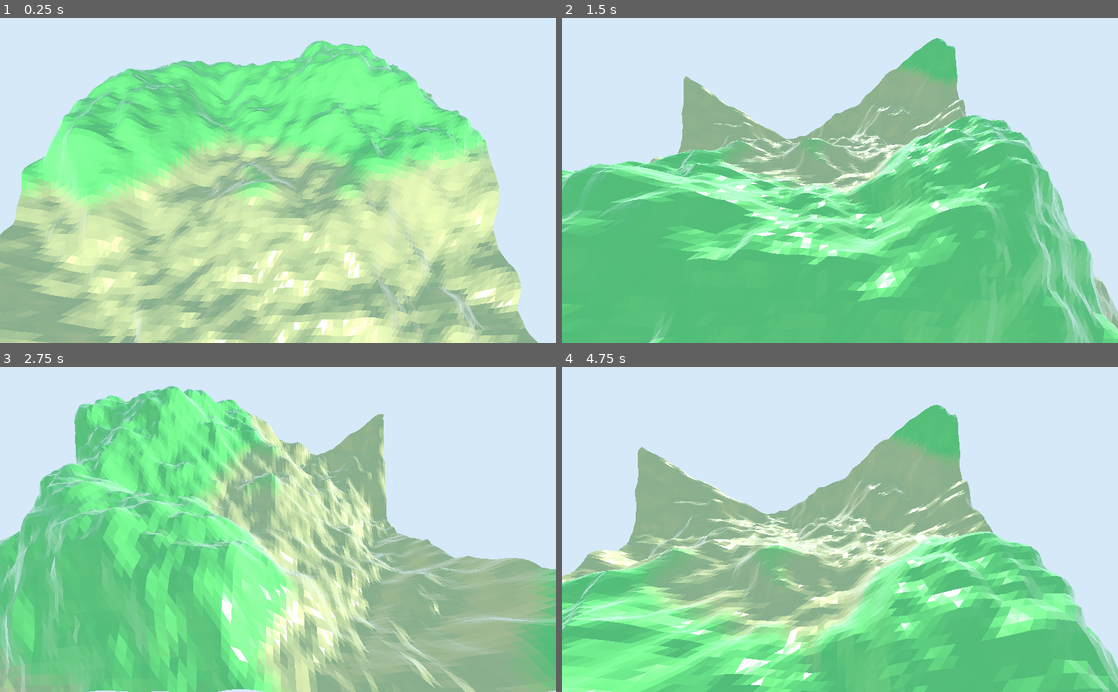
Above: before the commit, frames 1-4 (two rows, left to right).
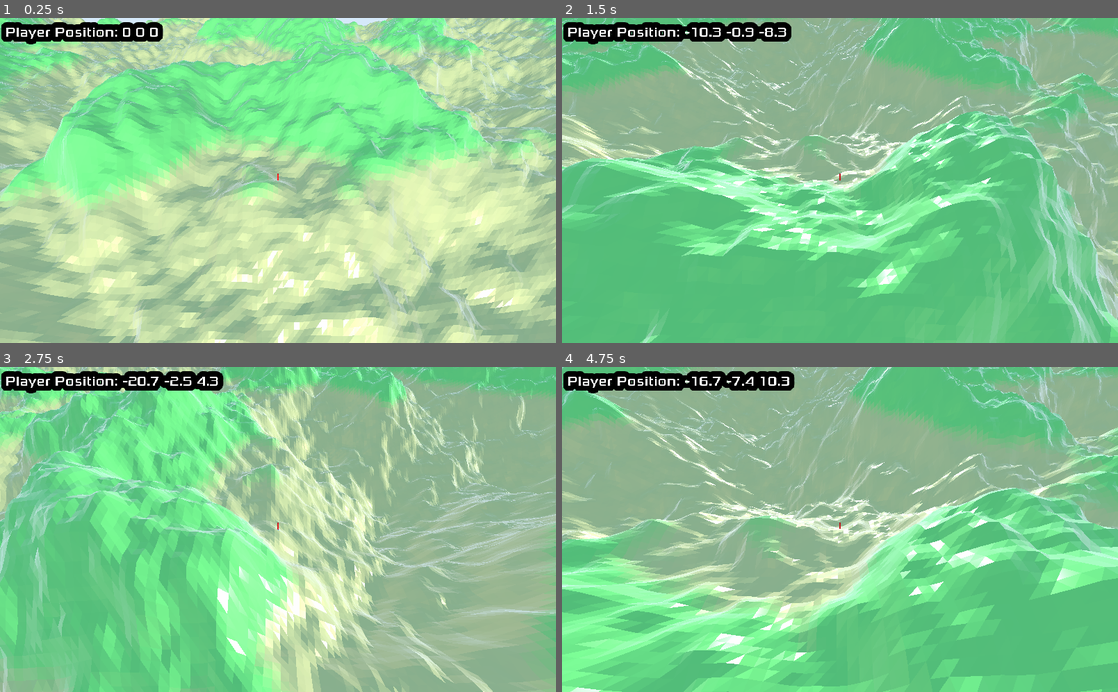
Above: after the commit, the same moments.

Repository: crystman/Godot_LowPolyTerrain
Game: Godot game, scene res://World/World.tscn
Same seed, same stepped clock (60 frames per second), same inputs: the game is played once before the commit and once after it. Before the commit the project starts from res://World.tscn.
Inputs:
- Up to frame 1 (0.25 s): no input
- Up to frame 2 (1.5 s): tap Enter (ui_accept) at 0.5, 0.77 s; hold Right (ui_right) 0.53-1.28 s; hold Down (ui_down) from 1.28 s (still down)
- Up to frame 3 (2.75 s): tap Enter (ui_accept) at 1.52 s; release Down (ui_down) at 2.03 s; hold Right (ui_right) from 2.03 s (still down)
- Up to frame 4 (4.75 s): release Right (ui_right) at 2.78 s; hold Up (ui_up) 2.78-3.53 s; tap Enter (ui_accept) at 3.02, 3.77, 4.52 s; hold Left (ui_left) from 3.53 s (still down)

The runs differ from the first frame. In frame 1, 28% of the frame differs, in the area x 0-100%, y 0-100%; in frame 2, 50%; in frame 3, 55%; in frame 4, 73%.

Commit message:
Organized Scenes. Added height to movement

Diff:
--- a/LowPolyTerrain/MinorHUD.tscn
+++ b/LowPolyTerrain/HUD/MinorHUD.tscn
@@ -1,7 +1,8 @@
 [gd_scene load_steps=4 format=2]
 
 [ext_resource path="res://fonts/Xolonium-Regular.ttf" type="DynamicFontData" id=1]
-[ext_resource path="res://MinorHUD.gd" type="Script" id=2]
+[ext_resource path="res://HUD/MinorHUD.gd" type="Script" id=2]
+
 
 [sub_resource type="DynamicFont" id=1]
 size = 24
--- a/LowPolyTerrain/World.gd
+++ b/LowPolyTerrain/Player/Player.gd
@@ -1,12 +1,17 @@
 extends Spatial
-
-export var spawnRate = 1
 
 export var cameraSpeed = 20
 export var movementMultiplier = 3
 
+export var maxX = 10
+export var minX = -10
+export var maxY = 10
+export var minY = -10
+export var maxZ = 10
+export var minZ = -10
+
 func _ready():
-	pass
+	pass # Replace with function body.
 
 func _process(delta):
 	# Rotation Presets
@@ -79,8 +84,30 @@
 			vectorTranslate.z += (-sin(deg2rad(camAngle)) * delta * cameraSpeed)
 	$Translate.translate(vectorTranslate)
 
-	# Update HUD message
-#	var printString = "CamAngle: %s sin(camAngle): %s cos(camAngle): %s"
-#	$HUD.update_text(printString % [camAngle, sin(deg2rad(camAngle)), cos(deg2rad(camAngle))])
+	# Get height from position
+	var position = $Translate.translation
+	var MoveTo = position
 
-	# Get current location
+	var terrain = get_node("/root/World/Terrain")
+	var height = terrain.get_coord_height(position.x, position.z)
+	MoveTo.y = height
+
+	# Check in bounds
+	if position.x > maxX:
+		MoveTo.x = maxX
+	elif position.x < minX:
+		MoveTo.x = minX
+	if position.y > maxY:
+		MoveTo.y = maxY
+	elif position.y < minY:
+		MoveTo.y = minY
+	if position.z > maxZ:
+		MoveTo.z = maxZ
+	elif position.z < minZ:
+		MoveTo.z = minZ
+
+	if MoveTo != position:
+		$Translate.translation = MoveTo
+
+func position():
+	return $Translate.translation
--- /dev/null
+++ b/LowPolyTerrain/Player/Player.tscn
@@ -0,0 +1,114 @@
+[gd_scene load_steps=7 format=2]
+
+[ext_resource path="res://Player/Player.gd" type="Script" id=1]
+
+[sub_resource type="CylinderMesh" id=1]
+
+[sub_resource type="Shader" id=2]
+code = "shader_type spatial;
+render_mode blend_mix,depth_draw_opaque,cull_back,diffuse_burley,specular_schlick_ggx;
+uniform vec4 albedo : hint_color;
+uniform sampler2D texture_albedo : hint_albedo;
+uniform float specular;
+uniform float metallic;
+uniform float roughness : hint_range(0,1);
+uniform float point_size : hint_range(0,128);
+uniform vec3 uv1_scale;
+uniform vec3 uv1_offset;
+uniform vec3 uv2_scale;
+uniform vec3 uv2_offset;
+
+
+void vertex() {
+	UV=UV*uv1_scale.xy+uv1_offset.xy;
+}
+
+
+
+
+void fragment() {
+	vec2 base_uv = UV;
+	vec4 albedo_tex = texture(texture_albedo,base_uv);
+	ALBEDO = albedo.rgb * albedo_tex.rgb;
+	METALLIC = metallic;
+	ROUGHNESS = roughness;
+	SPECULAR = specular;
+}
+"
+
+[sub_resource type="ShaderMaterial" id=3]
+shader = SubResource( 2 )
+shader_param/albedo = Color( 1, 0, 0, 1 )
+shader_param/specular = 0.5
+shader_param/metallic = 0.0
+shader_param/roughness = 1.0
+shader_param/point_size = 1.0
+shader_param/uv1_scale = Vector3( 1, 1, 1 )
+shader_param/uv1_offset = Vector3( 0, 0, 0 )
+shader_param/uv2_scale = Vector3( 1, 1, 1 )
+shader_param/uv2_offset = Vector3( 0, 0, 0 )
+
+[sub_resource type="Shader" id=4]
+code = "shader_type spatial;
+render_mode blend_mix,depth_draw_opaque,cull_back,diffuse_burley,specular_schlick_ggx;
+uniform vec4 albedo : hint_color;
+uniform sampler2D texture_albedo : hint_albedo;
+uniform float specular;
+uniform float metallic;
+uniform float roughness : hint_range(0,1);
+uniform float point_size : hint_range(0,128);
+uniform vec3 uv1_scale;
+uniform vec3 uv1_offset;
+uniform vec3 uv2_scale;
+uniform vec3 uv2_offset;
+
+
+void vertex() {
+	UV=UV*uv1_scale.xy+uv1_offset.xy;
+}
+
+
+
+
+void fragment() {
+	vec2 base_uv = UV;
+	vec4 albedo_tex = texture(texture_albedo,base_uv);
+	ALBEDO = albedo.rgb * albedo_tex.rgb;
+	METALLIC = metallic;
+	ROUGHNESS = roughness;
+	SPECULAR = specular;
+}
+"
+
+[sub_resource type="ShaderMaterial" id=5]
+shader = SubResource( 4 )
+shader_param/albedo = Color( 0, 0.180392, 1, 1 )
+shader_param/specular = 0.5
+shader_param/metallic = 0.0
+shader_param/roughness = 1.0
+shader_param/point_size = 1.0
+shader_param/uv1_scale = Vector3( 1, 1, 1 )
+shader_param/uv1_offset = Vector3( 0, 0, 0 )
+shader_param/uv2_scale = Vector3( 1, 1, 1 )
+shader_param/uv2_offset = Vector3( 0, 0, 0 )
+
+[node name="Root" type="Spatial"]
+script = ExtResource( 1 )
+
+[node name="Translate" type="Spatial" parent="."]
+
+[node name="MeshInstanceRed" type="MeshInstance" parent="Translate"]
+transform = Transform( 0.1, 0, 0, 0, 1, 0, 0, 0, 0.1, 0, 1, 0 )
+mesh = SubResource( 1 )
+material/0 = SubResource( 3 )
+
+[node name="MeshInstanceBlue" type="MeshInstance" parent="Translate"]
+transform = Transform( 0.1, 0, 0, 0, 1, 0, 0, 0, 0.1, 0, -1, 0 )
+mesh = SubResource( 1 )
+material/0 = SubResource( 5 )
+
+[node name="Rotate" type="Spatial" parent="Translate"]
+
+[node name="Camera" type="Camera" parent="Translate/Rotate"]
+transform = Transform( 1, 0, 0, 0, 0.707107, 0.707107, 0, -0.707107, 0.707107, 0, 35, 35 )
+far = 800.0
--- a/LowPolyTerrain/Terrain.gd
+++ b/LowPolyTerrain/Terrain/Terrain.gd
@@ -2,16 +2,18 @@
 
 export var noisePeriod = 80
 export var noiseOctave = 6
-export var planeMeshSize = Vector2(100, 100)
-export var planeMeshSubdivideDepth = 99
-export var planeMeshSubdivideWidth = 99
+export var planeMeshSize = Vector2(400, 400)
+export var planeMeshSubdivideDepth = 399
+export var planeMeshSubdivideWidth = 399
 export var vertexAmplitude = 60
 
-var maxVertexHeight = 0
+var maxVertexHeight = 9223372036854775807
+var minVertexHeight = maxVertexHeight + 1
 var dataTool
+var noise
 
 func _ready():
-	var noise = OpenSimplexNoise.new()
+	noise = OpenSimplexNoise.new()
 	noise.period = noisePeriod
 	noise.octaves = noiseOctave
 
@@ -32,6 +34,7 @@
 		var vertex = dataTool.get_vertex(i)
 		vertex.y = noise.get_noise_3d(vertex.x, vertex.y, vertex.z) * vertexAmplitude
 		maxVertexHeight = max(maxVertexHeight, vertex.y)
+		minVertexHeight = min(minVertexHeight, vertex.y)
 		dataTool.set_vertex(i, vertex)
 #		vertex = dataTool.get_vertex(i)
 #		var message = "Vertex %s: %s %s %s"
@@ -47,15 +50,9 @@
 	surfaceTool.generate_normals()
 
 	$MeshInstance.mesh = surfaceTool.commit()
-	$MeshInstance.set_surface_material(0, load("res://terrain.material"))
+	$MeshInstance.set_surface_material(0, load("res://Terrain/terrain.material"))
 
 	$MeshInstance.create_trimesh_collision()
 
 func get_coord_height(x, z):
-	var message = "coordinates to get height for: %s %s"
-	print(message % [x, z])
-	for i in range(dataTool.get_vertex_count()):
-		var vertex = dataTool.get_vertex(i)
-		if x == vertex.x & z == vertex.z:
-			return vertex.y
-	return 0.0
+	return noise.get_noise_3d(x, 0, z) * vertexAmplitude
--- a/LowPolyTerrain/Terrain.tscn
+++ b/LowPolyTerrain/Terrain/Terrain.tscn
@@ -1,6 +1,6 @@
 [gd_scene load_steps=2 format=2]
 
-[ext_resource path="res://Terrain.gd" type="Script" id=1]
+[ext_resource path="res://Terrain/Terrain.gd" type="Script" id=1]
 
 [node name="Spatial" type="Spatial"]
 script = ExtResource( 1 )
--- /dev/null
+++ b/LowPolyTerrain/World/World.gd
@@ -0,0 +1,24 @@
+extends Spatial
+
+export var spawnRate = 1
+
+func _ready():
+	var size = $Terrain.planeMeshSize
+	var sizeX = size.x/2
+	var sizeZ = size.y/2
+
+	$Player.maxX = sizeX
+	$Player.minX = -sizeX
+	$Player.maxY = $Terrain.maxVertexHeight
+	$Player.minY = $Terrain.minVertexHeight
+	$Player.maxZ = sizeZ
+	$Player.minZ = -sizeZ
+
+func _process(delta):
+	# Update HUD message
+	var printString = "Player Position: %s %s %s"
+	var pos = $Player.position()
+	$HUD.update_text(printString % [stepify(pos.x,0.1), stepify(pos.y, 0.1), stepify(pos.z, 0.1)])
+#	var printString = "CamAngle: %s sin(camAngle): %s cos(camAngle): %s"
+#	$HUD.update_text(printString % [camAngle, sin(deg2rad(camAngle)), cos(deg2rad(camAngle))])
+	pass
--- a/LowPolyTerrain/World.tscn
+++ b/LowPolyTerrain/World/World.tscn
@@ -1,9 +1,10 @@
-[gd_scene load_steps=9 format=2]
+[gd_scene load_steps=10 format=2]
 
-[ext_resource path="res://World.gd" type="Script" id=1]
-[ext_resource path="res://terrain.material" type="Material" id=2]
-[ext_resource path="res://MinorHUD.tscn" type="PackedScene" id=3]
-[ext_resource path="res://Terrain.tscn" type="PackedScene" id=4]
+[ext_resource path="res://HUD/MinorHUD.tscn" type="PackedScene" id=1]
+[ext_resource path="res://Terrain/Terrain.tscn" type="PackedScene" id=2]
+[ext_resource path="res://Terrain/terrain.material" type="Material" id=3]
+[ext_resource path="res://World/World.gd" type="Script" id=4]
+[ext_resource path="res://Player/Player.tscn" type="PackedScene" id=5]
 
 [sub_resource type="CapsuleMesh" id=1]
 
@@ -16,17 +17,9 @@
 albedo_color = Color( 0.976471, 0, 0, 1 )
 
 [node name="World" type="Spatial"]
-script = ExtResource( 1 )
+script = ExtResource( 4 )
 
-[node name="Terrain" parent="." instance=ExtResource( 4 )]
-
-[node name="Translate" type="Spatial" parent="."]
-
-[node name="Rotate" type="Spatial" parent="Translate"]
-
-[node name="Camera" type="Camera" parent="Translate/Rotate"]
-transform = Transform( 1, 0, 0, 0, 0.707107, 0.707107, 0, -0.707107, 0.707107, 0, 35, 35 )
-far = 500.0
+[node name="Terrain" parent="." instance=ExtResource( 2 )]
 
 [node name="DirectionalLight" type="DirectionalLight" parent="."]
 transform = Transform( 1, 0, 0, 0, 1, 0, 0, 0, 1, 0, 3.20174, 0 )
@@ -35,7 +28,7 @@
 transform = Transform( 1, 0, 0, 0, 1, 0, 0, 0, 1, 0, 20, 0 )
 layers = 0
 mesh = SubResource( 1 )
-material/0 = ExtResource( 2 )
+material/0 = ExtResource( 3 )
 
 [node name="RigidBody" type="RigidBody" parent="."]
 transform = Transform( 1, 0, 0, 0, 1, 0, 0, 0, 1, 100, 50, 99 )
@@ -48,4 +41,6 @@
 mesh = SubResource( 3 )
 material/0 = SubResource( 4 )
 
-[node name="HUD" parent="." instance=ExtResource( 3 )]
+[node name="HUD" parent="." instance=ExtResource( 1 )]
+
+[node name="Player" parent="." instance=ExtResource( 5 )]
--- a/LowPolyTerrain/project.godot
+++ b/LowPolyTerrain/project.godot
@@ -16,7 +16,7 @@
 [application]
 
 config/name="Low Poly Terrain"
-run/main_scene="res://World.tscn"
+run/main_scene="res://World/World.tscn"
 config/icon="res://icon.png"
 
 [input]
@@ -77,4 +77,4 @@
 
 [rendering]
 
-environment/default_environment="res://default_env.tres"
+environment/default_environment="res://Terrain/default_env.tres"
Renamed: LowPolyTerrain/MinorHUD.gd -> LowPolyTerrain/HUD/MinorHUD.gd
Renamed: LowPolyTerrain/default_env.tres -> LowPolyTerrain/Terrain/default_env.tres
Renamed: LowPolyTerrain/terrain.material -> LowPolyTerrain/Terrain/terrain.material
